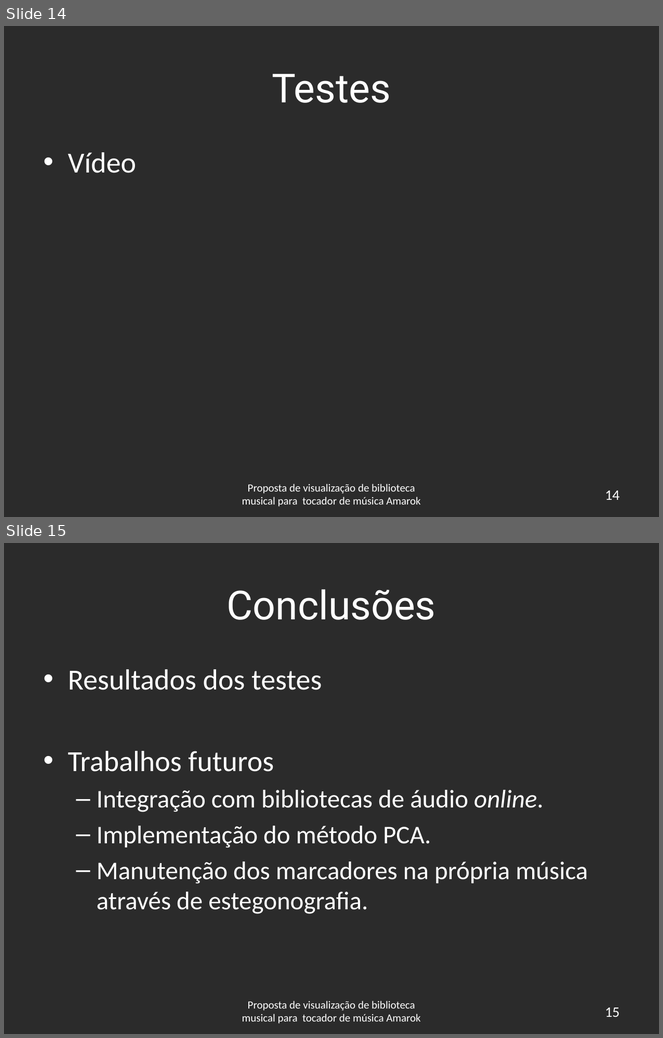
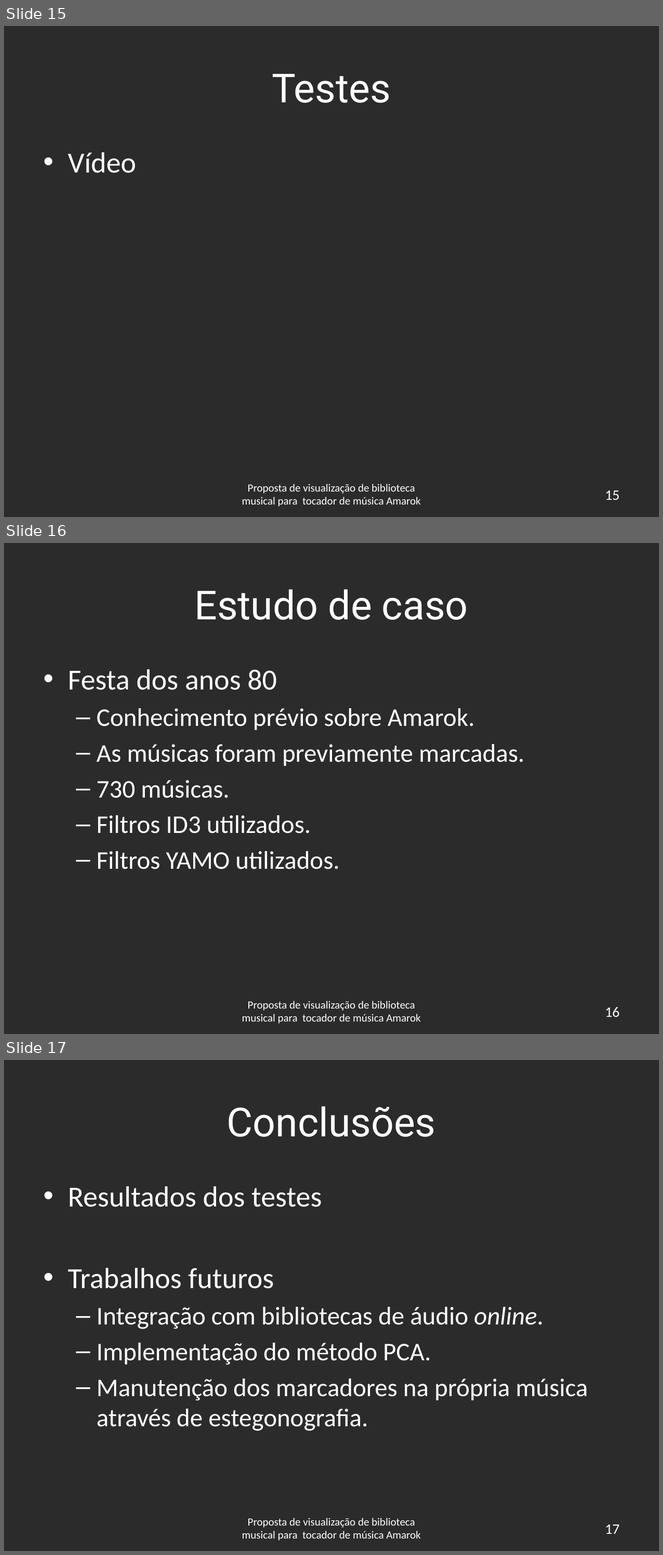
Before and after one commit to andrecaribe/yamo2a, a slide deck: trunk/doc/slides-enfase.pptx. Shown one above the other, each under a label of ours: slides 14 and 15 before the commit, slides 15, 16 and 17 after it. The pictures are 663x1038 and 663x1555 pixels, drawn with LibreOffice and Linux fonts; fonts in the diff are those of the drawing; background and template pictures are left out; a plain dark background stands for a picture behind light text. Boxes give left, top, right and bottom in pixels: in the first picture for what was removed or moved away, otherwise in the second. Text is boxed around its words. In the diff, an @@ line names an element or a change of style, - is before the commit and + after.

```diff
--- a/trunk/doc/slides-enfase.pptx
+++ b/trunk/doc/slides-enfase.pptx
@@ slide 16 added at (4,543,659,1034), background picture (left out) @@
@@ title added at (194,589,468,620), 44 pt, text #FFFFFF @@
+Estudo de caso
@@ text added at (68,669,525,870), 28 pt, text #FFFFFF @@
+• Festa dos anos 80
+  – Conhecimento prévio sobre Amarok.
+  – As músicas foram previamente marcadas.
+  – 730 músicas.
+  – Filtros ID3 utilizados.
+  – Filtros YAMO utilizados.
@@ text added at (242,1001,421,1024), 12 pt, text #FFFFFF @@
+Proposta de visualização de biblioteca musical para tocador de música Amarok
@@ page number added at (605,1007,620,1017), 16 pt, text #FFFFFF @@
+16
@@ what was slide 14 is now slide 15 @@
@@ page number at (605,491,620,500): text changed @@
-14
+15
@@ what was slide 15 is now slide 17 @@
@@ page number at (605,1525,620,1534): text changed @@
-15
+17
```
Also in this commit, not shown: 2 slides changed, 1 other slide added.
